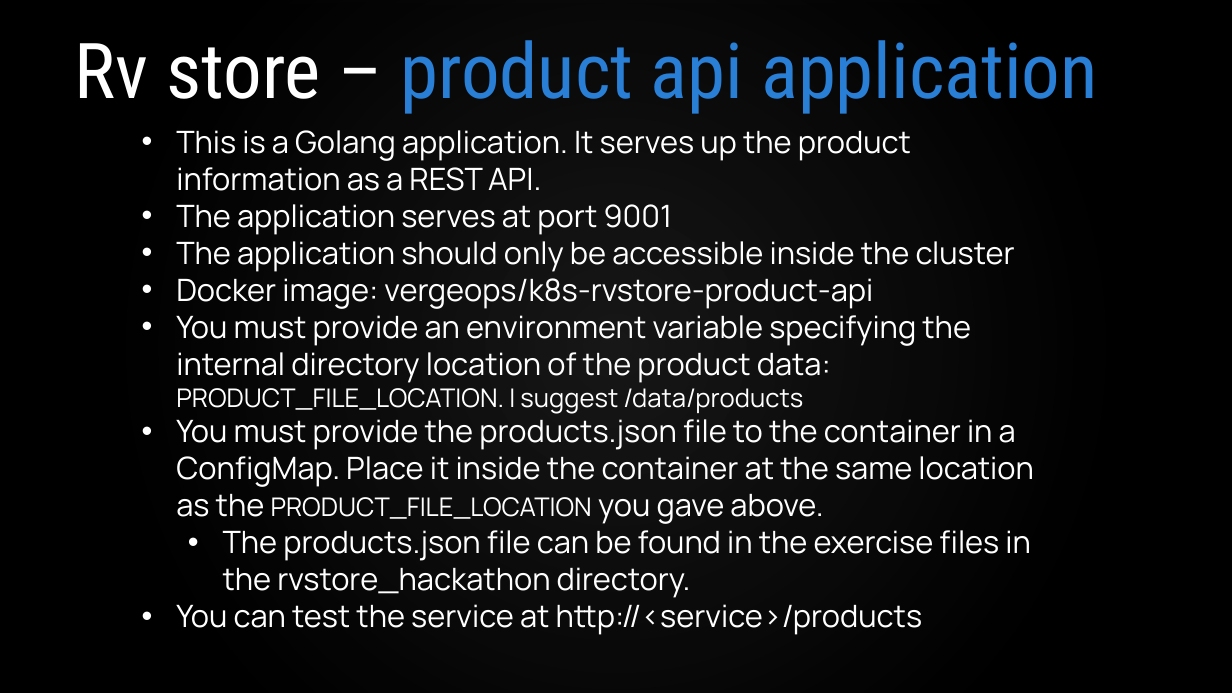
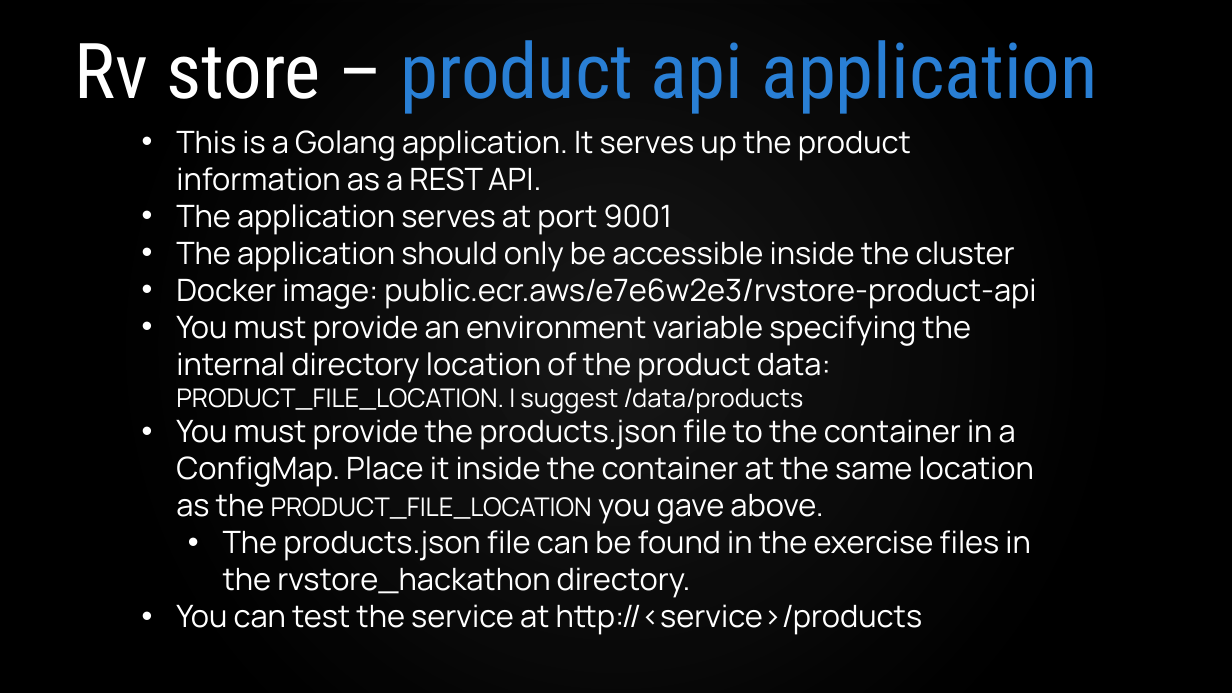
Before and after one commit to VergeOps/k8s-rvstore, a slide deck: slide 10 of rvstore_hackathon/K8s-RV Store Hackathon.pptx. Drawn at 1232x693 pixels with LibreOffice and Linux fonts; fonts in the diff are those of the drawing; background and template pictures are left out. Boxes give left, top, right and bottom in pixels: in the first picture for what was removed or moved away, otherwise in the second. Text is boxed around its words. In the diff, an @@ line names an element or a change of style, - is before the commit and + after.

Commit message:
Updated images to use AWS ECR Public

```diff
--- a/rvstore_hackathon/K8s-RV Store Hackathon.pptx
+++ b/rvstore_hackathon/K8s-RV Store Hackathon.pptx
@@ text at bbox=[176, 278, 1036, 309]: text changed @@
-• Docker image: vergeops/k8s-rvstore-product-api
+• Docker image: public.ecr.aws/e7e6w2e3/rvstore-product-api
```
Also in this commit, not shown: 6 other slides changed, 5 other files.
